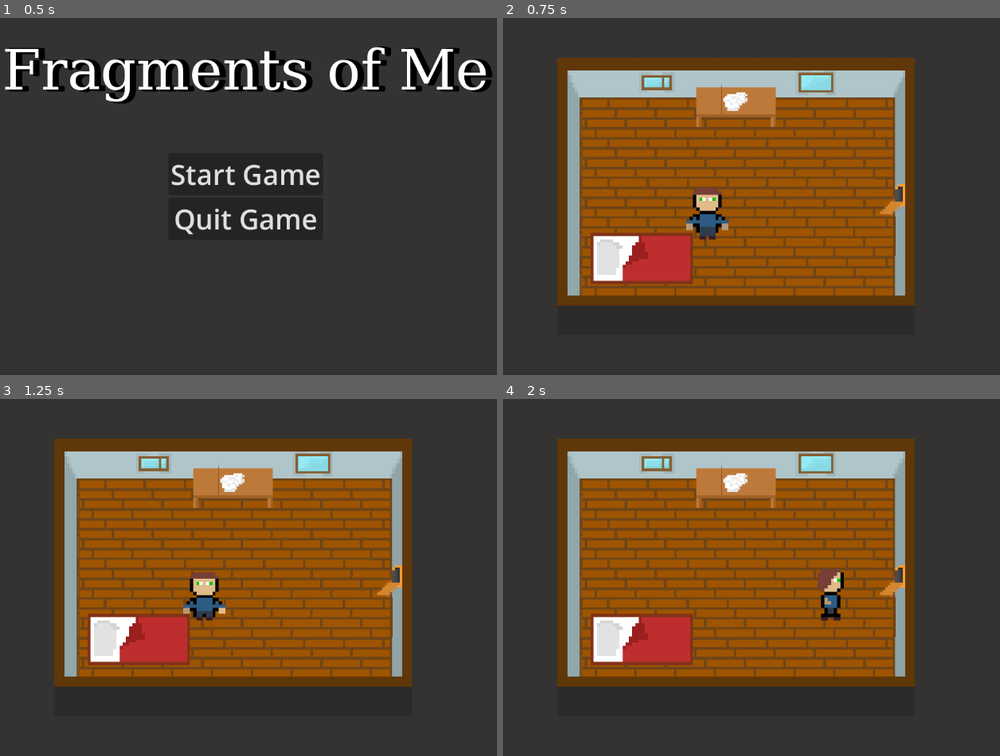
Above: before the commit, frames 1-4 (two rows, left to right).
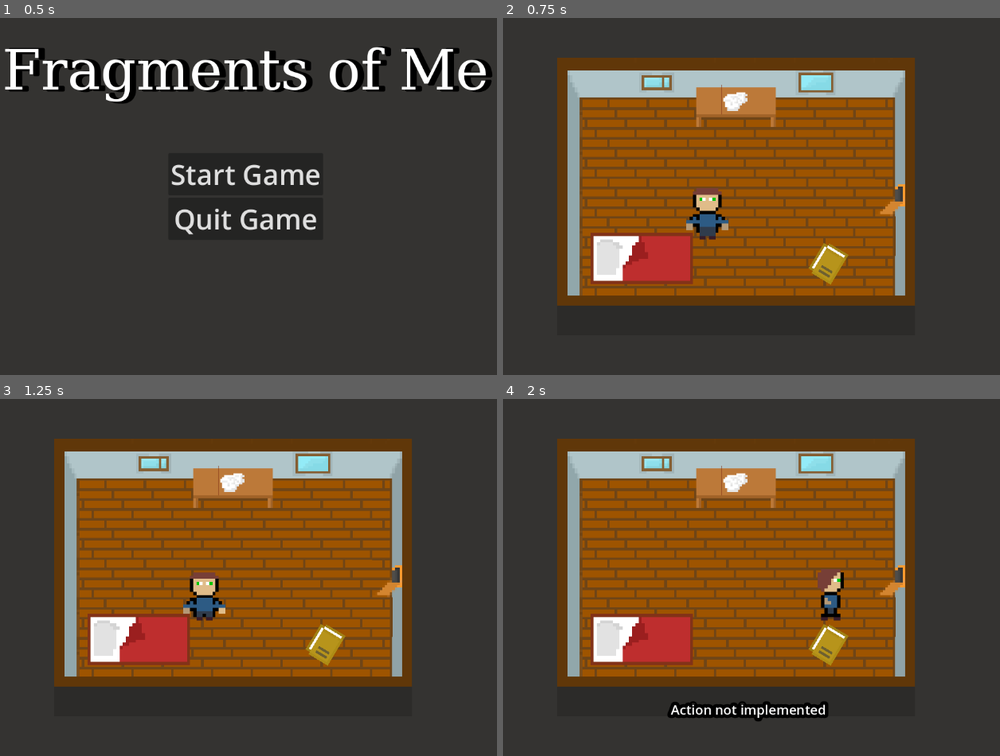
Above: after the commit, the same moments.

Repository: Warreign/fragments-of-me
Game: Godot game, scene res://ui/main_menu.tscn
Same seed, same stepped clock (60 frames per second), same inputs: the game is played once before the commit and once after it.
Inputs (mouse positions are in pixels of both pictures, inside the frame that each line leads up to):
- Up to frame 1 (0.5 s): no input
- Up to frame 2 (0.75 s): click "Start Game" at 0.5 s
- Up to frame 3 (1.25 s): no input
- Up to frame 4 (2 s): move the mouse to (890, 559) at 1.27 s; hold Right (move_right) from 1.28 s (still down); click (890, 559) at 1.35 s

Frame 1 is identical in both runs. In frame 2, 0.5% of the frame differs, in the area x 61-70%, y 63-75%; in frame 3, 0.5%; in frame 4, 1.7%, in the area x 33-70%, y 63-91%.

Commit message:
diary added

Diff:
--- a/rooms/Bedroom.tscn
+++ b/rooms/Bedroom.tscn
@@ -24,6 +24,12 @@
 [sub_resource type="AtlasTexture" id="AtlasTexture_g8dqo"]
 atlas = ExtResource("10_o6e7c")
 region = Rect2(16, 16, 16, 16)
+
+[sub_resource type="CircleShape2D" id="CircleShape2D_ls8o3"]
+
+[sub_resource type="AtlasTexture" id="AtlasTexture_6p4dw"]
+atlas = ExtResource("10_o6e7c")
+region = Rect2(48, 16, 16, 16)
 
 [node name="Bedroom" type="Node2D"]
 script = ExtResource("2_wypxn")
@@ -88,7 +94,18 @@
 
 [node name="asdasd" parent="." instance=ExtResource("3_gjkis")]
 
+[node name="Diary" parent="." instance=ExtResource("3_gjkis")]
+position = Vector2(50, 21)
+rotation = -2.59955
+
+[node name="InteractionCollider" parent="Diary" index="0"]
+shape = SubResource("CircleShape2D_ls8o3")
+
+[node name="Sprite2D" parent="Diary" index="2"]
+texture = SubResource("AtlasTexture_6p4dw")
+
 [editable path="Bed"]
 [editable path="Window"]
 [editable path="Table"]
 [editable path="asdasd"]
+[editable path="Diary"]
Not shown: 1 places in rooms/Bedroom.tscn that only renumber resources
